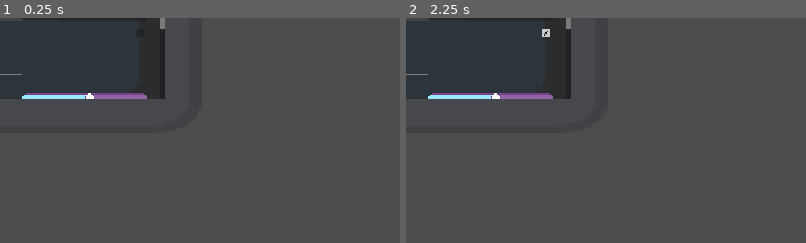
Above: before the commit, frames 1-2 (left to right).
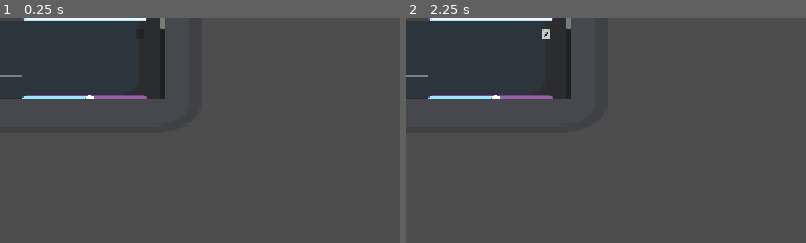
Above: after the commit, the same moments.

Repository: luankaike-code/felpo-jam-2026
Game: Godot game, scene res://scenes/pop_ups/pop_up_configs_in_game.tscn
The game is run twice, just before and just after one commit, with the same random seed, the same clock (stepped at 60 frames per second) and the same inputs. This scene is started directly instead of the project's main scene. The engine's default icon, where the game draws it, is replaced by a stand-in: a white triangle on a blue panel in a dark square.
Inputs (mouse positions are % of the whole screen's width and height, from its top left; square brackets give the same spot before the commit, where the layout moved):
- Up to frame 1 (0.25 s): no input
- Up to frame 2 (2.25 s): click (11, 40) at 0.5 s, where only the run before the commit has a clickable "Segurar"; click (11, 41) at 1.27 s; click (18, 4) [18, 3] at 2 s
The pictures show only the part of the screen within x 0-50%, y 0-50%; the shares and areas given below are measured in that part.

The runs differ from the first frame. In frame 1, 0.9% of the frame differs, in the area x 0-41%, y 0-36%; in frame 2, 0.9%.

Commit message:
Create and implemented SpriteDropMenu

Diff:
--- a/felpojam-2026-game-code/scenes/HUD/sections/config/section_control_config.tscn
+++ b/felpojam-2026-game-code/scenes/HUD/sections/config/section_control_config.tscn
@@ -3,6 +3,7 @@
 [ext_resource type="PackedScene" uid="uid://br4140hu022dp" path="res://scenes/HUD/sections/section.tscn" id="1_jqron"]
 [ext_resource type="Script" uid="uid://dnm3h6g3wc65p" path="res://scripts/HUD/sections/config/section_control_config.gd" id="2_7j1mm"]
 [ext_resource type="PackedScene" uid="uid://8duy5yc6rwku" path="res://scenes/HUD/config_field.tscn" id="2_tbxjl"]
+[ext_resource type="PackedScene" uid="uid://c23mvjo5g2y4g" path="res://scenes/HUD/sprite_drop_menu.tscn" id="4_7j1mm"]
 
 [node name="SectionControlConfig" unique_id=1213679984 instance=ExtResource("1_jqron")]
 anchors_preset = -1
@@ -19,6 +20,5 @@
 layout_mode = 2
 label_text = "Modo de arrastes"
 
-[node name="OptionButton" type="OptionButton" parent="MarginContainer/VBoxContainer/HBoxContainer" index="2" unique_id=323097605]
-custom_minimum_size = Vector2(200, 0)
+[node name="SpriteDropMenu" parent="MarginContainer/VBoxContainer/HBoxContainer" index="2" unique_id=543618024 instance=ExtResource("4_7j1mm")]
 layout_mode = 2
--- a/felpojam-2026-game-code/scenes/HUD/sections/config/section_screen_config.tscn
+++ b/felpojam-2026-game-code/scenes/HUD/sections/config/section_screen_config.tscn
@@ -3,6 +3,7 @@
 [ext_resource type="PackedScene" uid="uid://br4140hu022dp" path="res://scenes/HUD/sections/section.tscn" id="1_ed6pf"]
 [ext_resource type="Script" uid="uid://wpyeisp11jiy" path="res://scripts/HUD/sections/config/section_screen_config.gd" id="2_osfrk"]
 [ext_resource type="PackedScene" uid="uid://8duy5yc6rwku" path="res://scenes/HUD/config_field.tscn" id="2_v6j37"]
+[ext_resource type="PackedScene" uid="uid://c23mvjo5g2y4g" path="res://scenes/HUD/sprite_drop_menu.tscn" id="4_dkiqj"]
 
 [node name="SectionScreenConfig" unique_id=1213679984 instance=ExtResource("1_ed6pf")]
 script = ExtResource("2_osfrk")
@@ -14,20 +15,16 @@
 layout_mode = 2
 label_text = "Resolução da Janela"
 
-[node name="Resolutions" type="OptionButton" parent="MarginContainer/VBoxContainer/ScreenResolution" index="2" unique_id=972668148]
-custom_minimum_size = Vector2(200, 0)
+[node name="SpriteDropMenu" parent="MarginContainer/VBoxContainer/ScreenResolution" index="2" unique_id=543618024 instance=ExtResource("4_dkiqj")]
 layout_mode = 2
-size_flags_horizontal = 8
 
 [node name="SreenMode" parent="MarginContainer/VBoxContainer" parent_id_path=PackedInt32Array(1628588) index="2" unique_id=290738729 instance=ExtResource("2_v6j37")]
 layout_mode = 2
 alignment = 1
 label_text = "Modo da Janela"
 
-[node name="ScreenModes" type="OptionButton" parent="MarginContainer/VBoxContainer/SreenMode" index="2" unique_id=2130893843]
-custom_minimum_size = Vector2(200, 0)
+[node name="SpriteDropMenu" parent="MarginContainer/VBoxContainer/SreenMode" index="2" unique_id=2102347847 instance=ExtResource("4_dkiqj")]
 layout_mode = 2
-size_flags_horizontal = 8
 
 [node name="VSync" parent="MarginContainer/VBoxContainer" parent_id_path=PackedInt32Array(1628588) index="3" unique_id=74489987 instance=ExtResource("2_v6j37")]
 layout_mode = 2
--- a/felpojam-2026-game-code/scenes/HUD/sprite_button.tscn
+++ b/felpojam-2026-game-code/scenes/HUD/sprite_button.tscn
@@ -2,15 +2,14 @@
 
 [ext_resource type="Texture2D" uid="uid://dgoled4de2qeq" path="res://assets/images/button.png" id="1_6s3wx"]
 [ext_resource type="Script" uid="uid://dd84rauav7tdk" path="res://scripts/HUD/sprite_button.gd" id="1_jtmg5"]
-[ext_resource type="FontFile" uid="uid://bi7lywa6va6oq" path="res://assets/pixeleum-48.ttf" id="2_ll7c4"]
 [ext_resource type="LabelSettings" uid="uid://ckpsmscigpqim" path="res://styles/label.tres" id="4_nh7yj"]
 
 [node name="SpriteButton" type="MarginContainer" unique_id=1657631145]
 anchors_preset = -1
 anchor_right = 0.017
-anchor_bottom = 0.031000001
+anchor_bottom = 0.044000003
 offset_right = 0.23999786
-offset_bottom = -0.3200016
+offset_bottom = 0.3199978
 size_flags_horizontal = 4
 script = ExtResource("1_jtmg5")
 
@@ -31,7 +30,6 @@
 
 [node name="Label" type="Label" parent="MarginContainer" unique_id=1776598154]
 layout_mode = 2
-theme_override_fonts/font = ExtResource("2_ll7c4")
 label_settings = ExtResource("4_nh7yj")
 
 [node name="Button" type="TextureButton" parent="." unique_id=1458037410]
--- /dev/null
+++ b/felpojam-2026-game-code/scenes/HUD/sprite_drop_menu.tscn
@@ -0,0 +1,23 @@
+[gd_scene format=3 uid="uid://c23mvjo5g2y4g"]
+
+[ext_resource type="Script" uid="uid://c4g7hsm6rvssj" path="res://scripts/HUD/sprite_drop_menu.gd" id="1_1xoxo"]
+[ext_resource type="PackedScene" uid="uid://kjus0yv14v1r" path="res://scenes/HUD/sprite_button.tscn" id="2_cnu2w"]
+
+[node name="SpriteDropMenu" type="VBoxContainer" unique_id=543618024]
+anchors_preset = -1
+anchor_right = 0.156
+anchor_bottom = 0.044000003
+offset_right = 0.31999207
+offset_bottom = 0.3199978
+size_flags_horizontal = 4
+script = ExtResource("1_1xoxo")
+
+[node name="MainSpriteButton" parent="." unique_id=1657631145 instance=ExtResource("2_cnu2w")]
+custom_minimum_size = Vector2(200, 0)
+layout_mode = 2
+size_flags_horizontal = 0
+text = "Selecione"
+
+[node name="OptionsConteiner" type="VBoxContainer" parent="." unique_id=1990302820]
+top_level = true
+layout_mode = 2
--- a/felpojam-2026-game-code/scripts/HUD/sections/config/section_control_config.gd
+++ b/felpojam-2026-game-code/scripts/HUD/sections/config/section_control_config.gd
@@ -1,9 +1,9 @@
 extends VBoxContainer
 
-@onready var drag_mode := $MarginContainer/VBoxContainer/HBoxContainer/OptionButton as OptionButton
+@onready var drag_mode :=  $MarginContainer/VBoxContainer/HBoxContainer/SpriteDropMenu as SpriteDropMenu
 
 func _ready() -> void:
-	Helpers.populate_drop_menu_with_dict(drag_mode, ControlData.str_drag_mode)
+	Helpers.populate_sprite_drop_menu_with_dict(drag_mode, ControlData.str_drag_mode)
 	set_values()
 	connected_signals()
 
--- a/felpojam-2026-game-code/scripts/HUD/sections/config/section_screen_config.gd
+++ b/felpojam-2026-game-code/scripts/HUD/sections/config/section_screen_config.gd
@@ -1,13 +1,13 @@
 extends VBoxContainer
 
 
-@onready var resolution_drop_menu := $MarginContainer/VBoxContainer/ScreenResolution/Resolutions as OptionButton
-@onready var screen_mode_drop_menu := $MarginContainer/VBoxContainer/SreenMode/ScreenModes as OptionButton
+@onready var resolution_drop_menu := $MarginContainer/VBoxContainer/ScreenResolution/SpriteDropMenu as SpriteDropMenu
+@onready var screen_mode_drop_menu := $MarginContainer/VBoxContainer/SreenMode/SpriteDropMenu as SpriteDropMenu
 @onready var v_sync_checkbox := $MarginContainer/VBoxContainer/VSync/Control/CheckBox as CheckBox
 
 func _ready() -> void:
-	Helpers.populate_drop_menu_with_dict(resolution_drop_menu, WindowData.resolutions)
-	Helpers.populate_drop_menu_with_dict(screen_mode_drop_menu, WindowData.screen_modes)
+	Helpers.populate_sprite_drop_menu_with_dict(resolution_drop_menu, WindowData.resolutions)
+	Helpers.populate_sprite_drop_menu_with_dict(screen_mode_drop_menu, WindowData.screen_modes)
 
 	set_current_values()
 
--- a/felpojam-2026-game-code/scripts/HUD/sprite_button.gd
+++ b/felpojam-2026-game-code/scripts/HUD/sprite_button.gd
@@ -14,5 +14,9 @@
 
 func _ready() -> void:
 	label.text = text
+
 	button.button_up.connect(button_up.emit)
-	button.button_down.connect(func(): Sound.play_sound(SoundData.names.pressed_button))
+	button.button_down.connect(_play_sound)
+
+func _play_sound() -> void:
+	Sound.play_sound(SoundData.names.pressed_button)
--- /dev/null
+++ b/felpojam-2026-game-code/scripts/HUD/sprite_drop_menu.gd
@@ -0,0 +1,89 @@
+class_name SpriteDropMenu extends VBoxContainer
+
+var packed_sprite_button := preload("res://scenes/HUD/sprite_button.tscn") as PackedScene
+
+@onready var options_conteiner := $OptionsConteiner as VBoxContainer
+@onready var main_sprite_button: SpriteButton = $MainSpriteButton
+
+var options_is_open := false
+
+var options: Array[SpriteButton]
+var old_global_position := Vector2.ZERO
+
+signal item_selected(index: int)
+
+func _ready() -> void:
+	add_to_group("SpriteDropMenu")
+	options_conteiner.size.x = size.x
+	main_sprite_button.button_up.connect(_toggle_option_visibility)
+
+func _toggle_option_visibility():
+	print(options_is_open)
+	if options_is_open:
+		_close_options()
+	else:
+		_open_options()
+
+func add_item(item_text: String) -> void:
+	var sprite_button := packed_sprite_button.instantiate() as SpriteButton
+
+	sprite_button.button_up.connect(func(): _on_option_button_up(sprite_button))
+	sprite_button.text = item_text
+	sprite_button.size_flags_horizontal = Control.SIZE_FILL
+
+	options.push_back(sprite_button)
+
+func select(index: int):
+	main_sprite_button.text = options[index].text
+
+@warning_ignore("unused_parameter")
+func _process(delta: float) -> void:
+	if options_is_open:
+		if old_global_position == Vector2.ZERO:
+			old_global_position = global_position
+		elif old_global_position != global_position:
+			old_global_position = global_position
+			_close_options()
+
+func _on_option_button_up(sprite_button: SpriteButton) -> void:
+	var item_index = options.find(sprite_button)
+	item_selected.emit(item_index)
+
+	main_sprite_button.text = sprite_button.text
+	_close_options()
+
+func _close_options_other_sprite_drop_menu():
+	for sdm in get_tree().get_nodes_in_group("SpriteDropMenu"):
+		if sdm != self && sdm.options_is_open:
+			sdm._close_options()
+
+func  _update_options_conteiner_position():
+	options_conteiner.global_position.x = global_position.x
+	options_conteiner.global_position.y = global_position.y + size.y
+
+func  _set_options_conteiner_position_to_off_screen():
+	var viewport_rect := get_viewport_rect()
+	options_conteiner.global_position = viewport_rect.position + viewport_rect.size
+
+func _open_options():
+	_close_options_other_sprite_drop_menu()
+	_update_options_conteiner_position()
+
+	if options_is_open:
+		return
+
+	for option in options:
+		options_conteiner.add_child(option)
+		option.size.x = main_sprite_button.size.x
+
+	options_is_open = true
+
+func _close_options():
+	if !options_is_open:
+		return
+
+	_set_options_conteiner_position_to_off_screen()
+	for option in options:
+		options_conteiner.remove_child(option)
+
+	options_is_open = false
--- a/felpojam-2026-game-code/scripts/helpers/helpers.gd
+++ b/felpojam-2026-game-code/scripts/helpers/helpers.gd
@@ -7,3 +7,7 @@
 static func populate_drop_menu_with_dict(drop_menu: OptionButton, dict: Dictionary) -> void:
 	for key in dict.keys():
 		drop_menu.add_item(key)
+
+static func populate_sprite_drop_menu_with_dict(drop_menu: SpriteDropMenu, dict: Dictionary) -> void:
+	for key in dict.keys():
+		drop_menu.add_item(key)
Not shown, added: felpojam-2026-game-code/scripts/HUD/sprite_drop_menu.gd.uid
